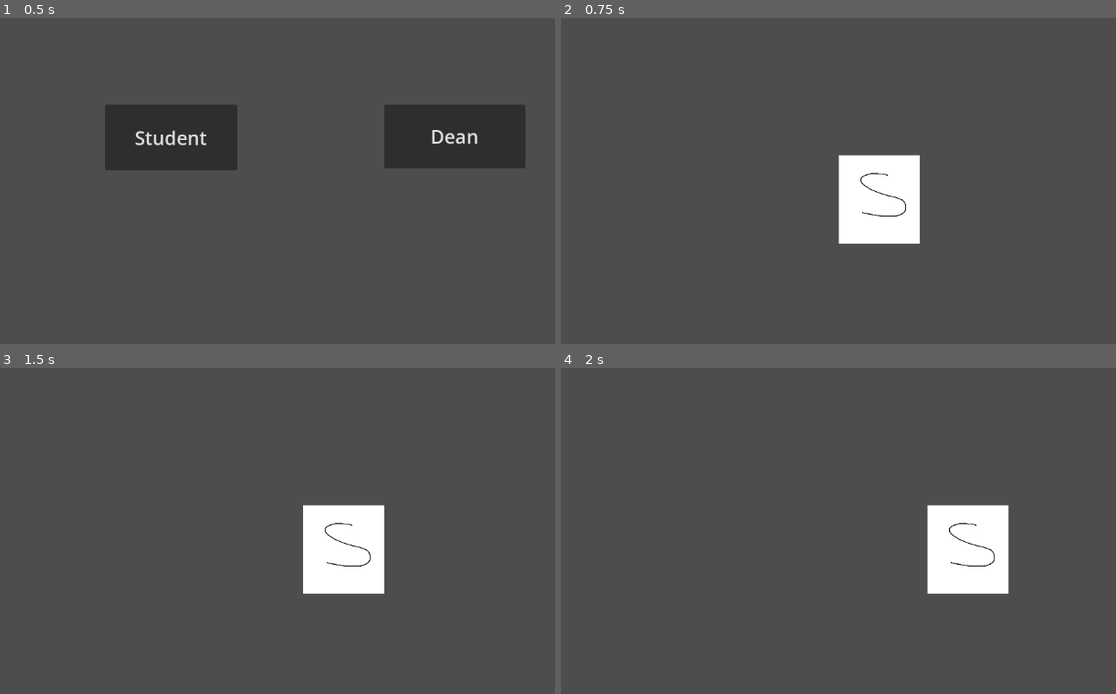
Above: before the commit, frames 1-4 (two rows, left to right).
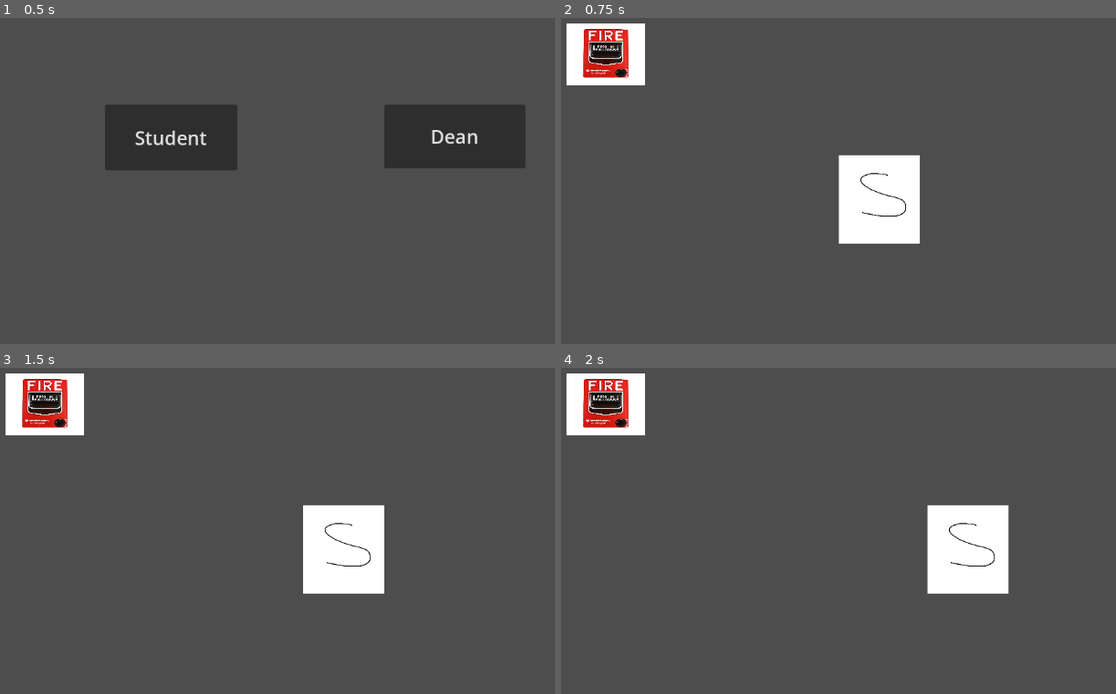
Above: after the commit, the same moments.

Repository: Deans-Paranoia/Deans-Paranoia
Game: Godot game, scene res://scenes/start_menu.tscn
Two runs of this game, one before a commit and one after it. Both use one fixed random seed, a clock stepped at 60 frames per second and the inputs below. The engine's default icon, where the game draws it, is replaced by a stand-in: a white triangle on a blue panel in a dark square.
Inputs:
- Up to frame 1 (0.5 s): no input
- Up to frame 2 (0.75 s): click "Student" at 0.5 s
- Up to frame 3 (1.5 s): tap Enter at 1.25 s; hold D (right) from 1.28 s (still down); tap E (use_alarm, bound only after the commit) at 1.35 s
- Up to frame 4 (2 s): keep holding D (right)

Frame 1 is identical in both runs. In frame 2, 2.7% of the frame differs, in the area x 0-16%, y 1-21%; in frame 3, 2.7%; in frame 4, 2.7%.

Commit message:
issues found

Diff:
--- a/project.godot
+++ b/project.godot
@@ -54,3 +54,8 @@
 "events": [Object(InputEventKey,"resource_local_to_scene":false,"resource_name":"","device":-1,"window_id":0,"alt_press …(182 unchanged characters)…
 ]
 }
+use_alarm={
+"deadzone": 0.5,
+"events": [Object(InputEventKey,"resource_local_to_scene":false,"resource_name":"","device":-1,"window_id":0,"alt_pressed":false,"shift_pressed":false,"ctrl_pressed":false,"meta_pressed":false,"pressed":false,"keycode":0,"physical_keycode":69,"key_label":0,"unicode":101,"echo":false,"script":null)
+]
+}
--- /dev/null
+++ b/scenes/fireAlarm.tscn
@@ -0,0 +1,46 @@
+[gd_scene load_steps=4 format=3 uid="uid://dk2mf7yfqdf3n"]
+
+[ext_resource type="Texture2D" uid="uid://dur1x7juguii1" path="res://assets/fireAlarm.jpg" id="2_a8n3a"]
+
+[sub_resource type="GDScript" id="GDScript_662q8"]
+script/source = "extends Area2D
+
+signal playerEnteredFireAlarm
+var useable: bool = true
+# Called when the node enters the scene tree for the first time.
+func _ready():
+	pass # Replace with function body.
+
+
+# Called every frame. 'delta' is the elapsed time since the previous frame.
+func _process(delta):
+	pass
+
+func use_alarm():
+	useable = false
+
+
+func _on_fireAlarm_areaentered(area):
+	if area.is_in_group(\"player\"):
+		emit_signal(\"playerEnteredFireAlarm\")
+"
+
+[sub_resource type="RectangleShape2D" id="RectangleShape2D_o2okl"]
+size = Vector2(155, 142)
+
+[node name="fireAlarm" type="Node"]
+
+[node name="fireAlarm" type="Area2D" parent="."]
+script = SubResource("GDScript_662q8")
+
+[node name="CollisionShape2D" type="CollisionShape2D" parent="fireAlarm"]
+position = Vector2(118, 90)
+shape = SubResource("RectangleShape2D_o2okl")
+
+[node name="TextureRect" type="TextureRect" parent="fireAlarm"]
+offset_left = 49.0
+offset_top = 23.0
+offset_right = 188.0
+offset_bottom = 155.0
+texture = ExtResource("2_a8n3a")
+expand_mode = 1
--- a/scenes/level.tscn
+++ b/scenes/level.tscn
@@ -1,6 +1,37 @@
-[gd_scene load_steps=2 format=3 uid="uid://podb4rxtyveg"]
+[gd_scene load_steps=6 format=3 uid="uid://podb4rxtyveg"]
 
 [ext_resource type="Script" path="res://scripts/levelSetup.gd" id="1_xklf6"]
+[ext_resource type="Texture2D" uid="uid://dur1x7juguii1" path="res://assets/fireAlarm.jpg" id="2_06qna"]
+[ext_resource type="Script" path="res://scripts/fireAlarm.gd" id="2_t5sa4"]
+
+[sub_resource type="RectangleShape2D" id="RectangleShape2D_rgs70"]
+size = Vector2(85, 78.5)
+
+[sub_resource type="RectangleShape2D" id="RectangleShape2D_oa8qo"]
+size = Vector2(128, 97)
 
 [node name="level" type="Node2D"]
 script = ExtResource("1_xklf6")
+
+[node name="FireAlarm" type="StaticBody2D" parent="."]
+script = ExtResource("2_t5sa4")
+
+[node name="FireAlarm" type="Sprite2D" parent="FireAlarm"]
+position = Vector2(143.25, 95.25)
+scale = Vector2(0.0823334, 0.065)
+texture = ExtResource("2_06qna")
+
+[node name="CollisionShape2D" type="CollisionShape2D" parent="FireAlarm"]
+position = Vector2(143, 95)
+shape = SubResource("RectangleShape2D_rgs70")
+
+[node name="Area2D" type="Area2D" parent="FireAlarm"]
+
+[node name="CollisionShape2D" type="CollisionShape2D" parent="FireAlarm/Area2D"]
+position = Vector2(143, 95.5)
+shape = SubResource("RectangleShape2D_oa8qo")
+
+[connection signal="player_entered_fire_alarm_zone" from="FireAlarm" to="." method="_on_fire_alarm_player_entered_fire_alarm_zone"]
+[connection signal="area_entered" from="FireAlarm/Area2D" to="FireAlarm" method="_on_area_2d_area_entered"]
+[connection signal="body_entered" from="FireAlarm/Area2D" to="." method="_on_fire_alarm_2d_body_entered"]
+[connection signal="body_entered" from="FireAlarm/Area2D" to="FireAlarm" method="_on_area_2d_body_entered"]
--- a/scenes/student.tscn
+++ b/scenes/student.tscn
@@ -13,3 +13,10 @@
 [node name="Sprite2D" parent="CharacterBody2D" index="0"]
 scale = Vector2(0.42, 0.42)
 texture = ExtResource("3_02yls")
+
+[node name="FreezeTimer" type="Timer" parent="CharacterBody2D" index="2"]
+process_callback = 0
+wait_time = 2.0
+
+[connection signal="timeout" from="CharacterBody2D/FreezeTimer" to="." method="_on_timer_timeout"]
+[connection signal="timeout" from="CharacterBody2D/FreezeTimer" to="." method="_on_freeze_timer_timeout"]
--- a/scripts/deanInput.gd
+++ b/scripts/deanInput.gd
@@ -2,9 +2,18 @@
 
 var is_tablet_open: bool = false
 # sprawdza czy wywołana została akcja "open_tablet" i wywołuje odpowiednią funkcję
+
+
 func _process(_delta):
 	if Input.is_action_just_pressed("open_tablet"):
 		manage_deans_tablet()
+
+	if Input.is_action_just_pressed("use_alarm"):
+		var fireAlarmReference = get_node("../fireAlarm")
+		if fireAlarmReference.useable:
+			ring_fire_alarm()
+			fireAlarmReference.useable = false
+
 
 func manage_deans_tablet():
 	match is_tablet_open:
@@ -19,7 +28,7 @@
 	pass
 #write your logic for dean here, also create fireAlarm scene and you can attach a script for this scene
 func ring_fire_alarm():
-	pass
+	print("Alarm rang")
 
 func kick_student():
 	pass
--- /dev/null
+++ b/scripts/fireAlarm.gd
@@ -0,0 +1,19 @@
+extends StaticBody2D
+
+signal player_entered_fire_alarm_zone
+
+var useable: bool = true
+# Called when the node enters the scene tree for the first time.
+func _ready():
+	pass # Replace with function body.
+
+
+# Called every frame. 'delta' is the elapsed time since the previous frame.
+func _process(delta):
+	pass
+
+func use_alarm():
+	useable = false
+
+func _on_area_2d_body_entered(body):
+	player_entered_fire_alarm_zone.emit()
--- a/scripts/levelSetup.gd
+++ b/scripts/levelSetup.gd
@@ -25,3 +25,7 @@
 			current_player = preload("res://scenes/student.tscn").instantiate()
 
 	add_child(current_player)
+
+
+func _on_fire_alarm_player_entered_fire_alarm_zone():
+	print("Player has entered the gate")
--- a/scripts/studentInput.gd
+++ b/scripts/studentInput.gd
@@ -1,14 +1,26 @@
 extends Node2D
+
+var fireAlarmReference
+signal areaEntered
 
 var has_booster: bool
 
 var can_move: bool
 
+func _process(delta):
+	if Input.is_action_just_pressed("use_alarm"):
+		fireAlarmReference = get_node("../FireAlarm")
+		if fireAlarmReference.useable:
+			sabotage_alarm()
+			can_move = false
+			fireAlarmReference.useable = false
+
 func acquire_booster():
 	pass
 #write your logic for student here, also create fireAlarm scene and you can attach a script for this scene
+
 func sabotage_alarm():
-	pass
+	print("Alarm sabotaged")
 
 func dig():
 	pass
Binary file added: assets/fireAlarm.jpg
Not shown, added: assets/fireAlarm.jpg.import
